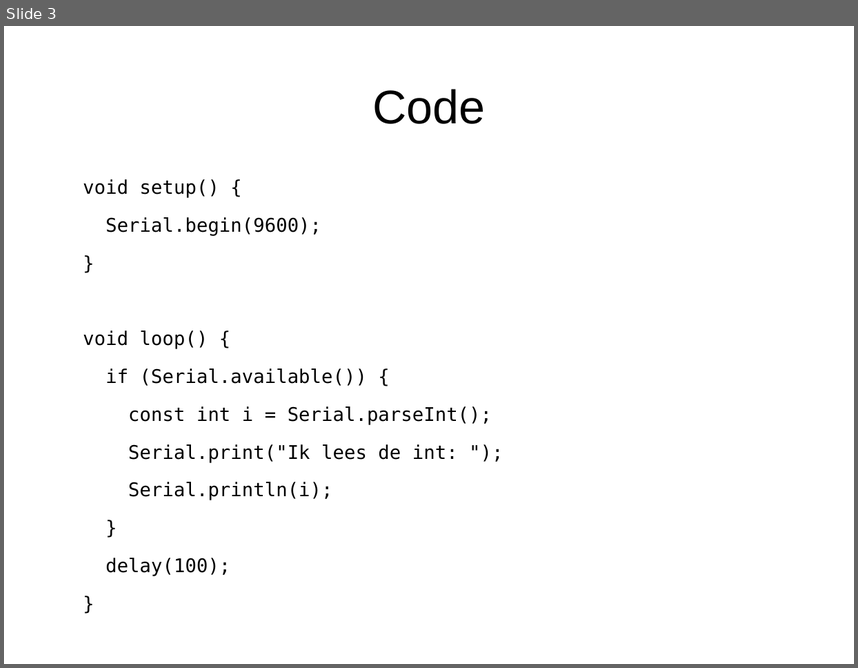
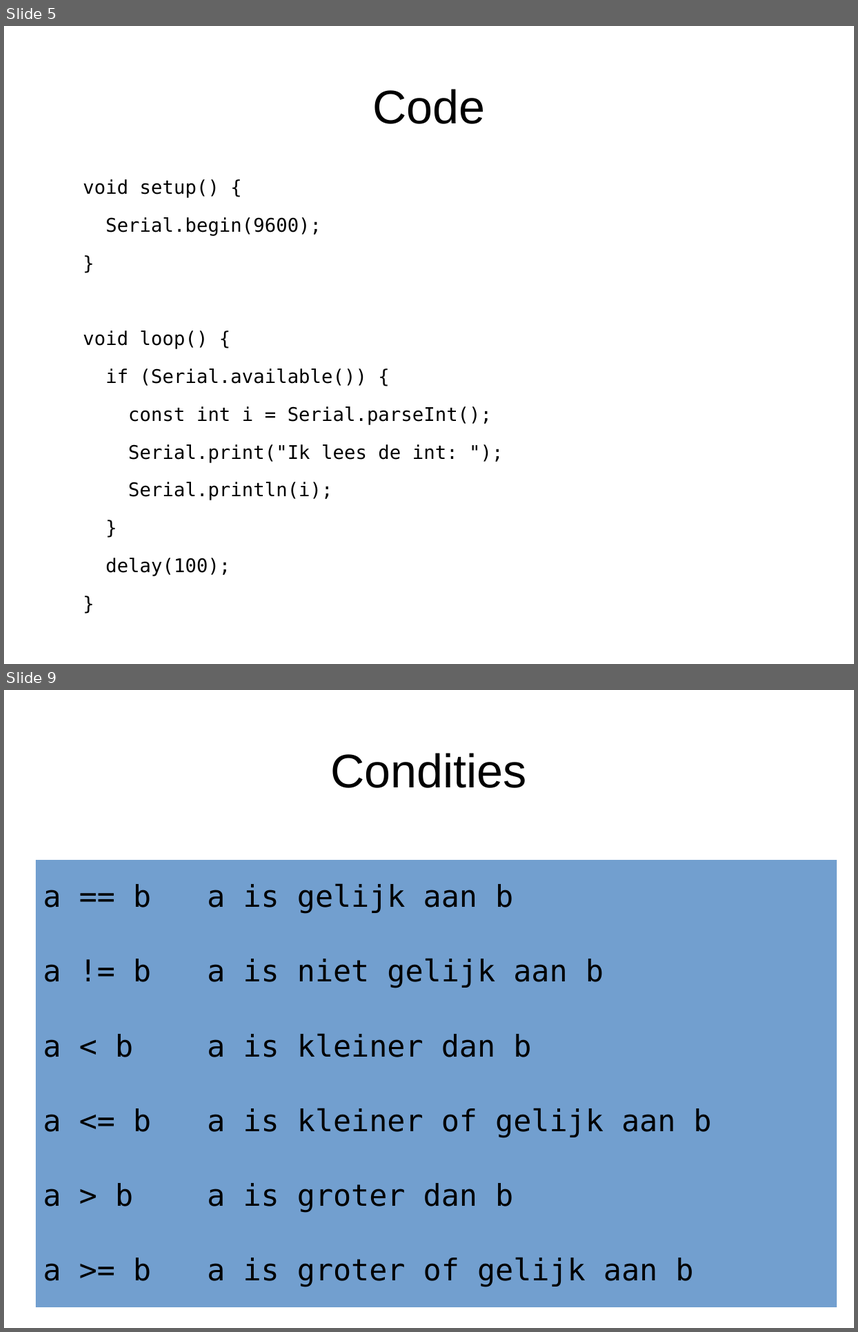
Before and after one commit to djog/arduino_cursus, a slide deck: Presentaties/Programmeren1.odp. Shown one above the other, each under a label of ours: slide 3 before the commit, slides 5 and 9 after it; the slides between them are not shown. The pictures are 858x668 and 858x1332 pixels, drawn with LibreOffice and Linux fonts; fonts in the diff are those of the drawing; background and template pictures are left out. Boxes give left, top, right and bottom in pixels: in the first picture for what was removed or moved away, otherwise in the second. Text is boxed around its words. In the diff, an @@ line names an element or a change of style, - is before the commit and + after.

```diff
--- a/Presentaties/Programmeren1.odp
+++ b/Presentaties/Programmeren1.odp
@@ slide 9 added at [4,690,854,1328], background #FFFFFF @@
@@ title added at [330,753,527,788], 44 pt, text #000000 @@
+Condities
@@ table added at [36,860,837,1307], 6 rows, 2 columns @@
+a == b | a is gelijk aan b
+a != b | a is niet gelijk aan b
+a < b | a is kleiner dan b
+a <= b | a is kleiner of gelijk aan b
+a > b | a is groter dan b
+a >= b | a is groter of gelijk aan b
@@ what was slide 3 is now slide 5 @@
```
Also in this commit, not shown: 2 slides changed, 6 other slides added, 1 slide removed, 6 other files.
